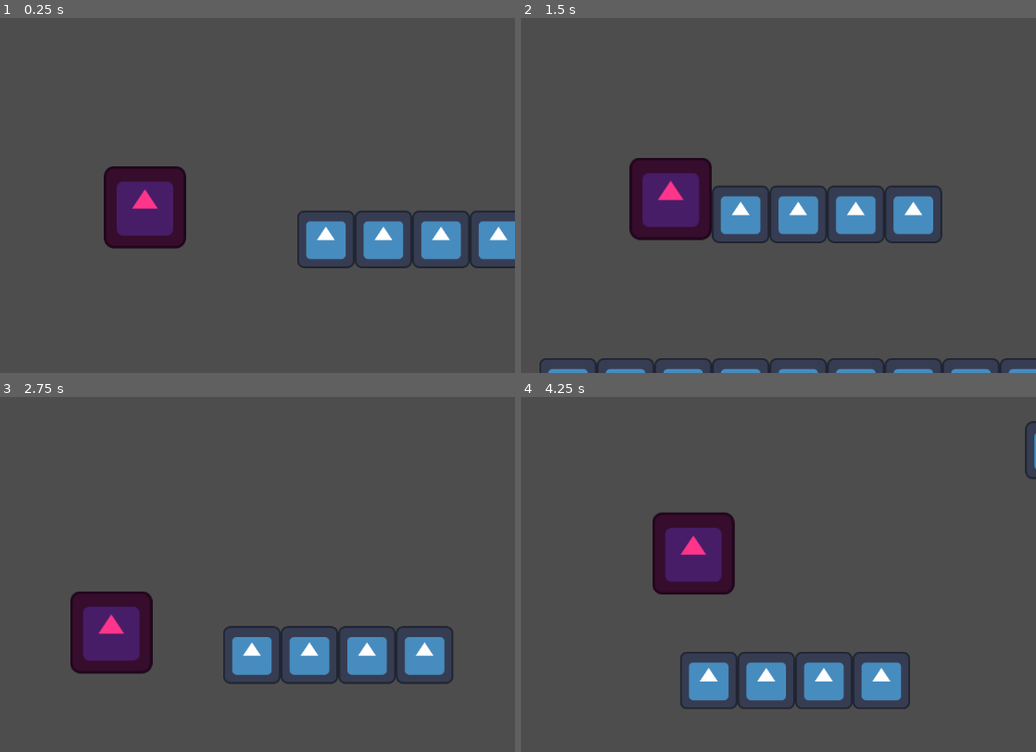
Above: before the commit, frames 1-4 (two rows, left to right).
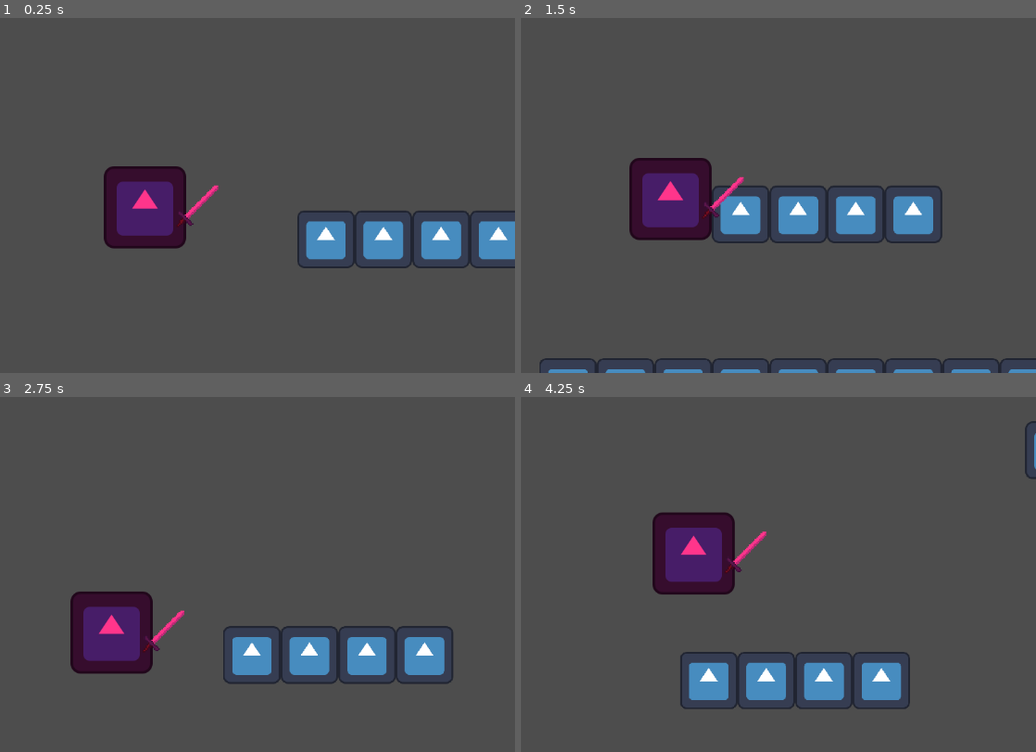
Above: after the commit, the same moments.

Repository: cannnAvar/lolBagimlisi31
Game: Godot game, scene res://scene/World.tscn
Same seed, same stepped clock (60 frames per second), same inputs: the game is played once before the commit and once after it. The engine's default icon, where the game draws it, is replaced by a stand-in: a white triangle on a blue panel in a dark square.
Inputs:
- Up to frame 1 (0.25 s): no input
- Up to frame 2 (1.5 s): tap Enter (ui_accept) at 0.5, 0.77 s; hold Right (ui_right) from 0.53 s (still down)
- Up to frame 3 (2.75 s): tap Enter (ui_accept) at 1.52 s; release Right (ui_right) at 2.03 s; hold Left (ui_left) from 2.03 s (still down)
- Up to frame 4 (4.25 s): release Left (ui_left) at 2.78 s; hold Right (ui_right) from 2.78 s (still down); tap Enter (ui_accept) at 3.02, 3.77 s

The runs differ from the first frame. In frame 1, 0.2% of the frame differs, in the area x 34-99%, y 46-68%; in frame 2, 0.4%; in frame 3, 0.4%; in frame 4, 0.4%, in the area x 30-74%, y 37-86%.
Error in both runs: Invalid operands 'Nil' and 'int' in operator '>'. (res://script/character.gd:16)

Commit message:
fetch: change setings for 2d pixelart

Diff:
--- a/project.godot
+++ b/project.godot
@@ -36,3 +36,7 @@
 , Object(InputEventKey,"resource_local_to_scene":false,"resource_name":"","device":-1,"window_id":0,"alt_pressed":false …(186 unchanged characters)…
 ]
 }
+
+[rendering]
+
+textures/canvas_textures/default_texture_filter=0
--- a/scene/Character.tscn
+++ b/scene/Character.tscn
@@ -1,7 +1,8 @@
-[gd_scene load_steps=4 format=3 uid="uid://bd73vvf0nrm8l"]
+[gd_scene load_steps=5 format=3 uid="uid://bd73vvf0nrm8l"]
 
 [ext_resource type="Script" path="res://script/character.gd" id="1_3mlrr"]
 [ext_resource type="Texture2D" uid="uid://dgi3a7qius7wd" path="res://icon.svg" id="1_eylda"]
+[ext_resource type="Texture2D" uid="uid://b2v6h4exndglo" path="res://textures/Sword.png" id="3_cvf0t"]
 
 [sub_resource type="RectangleShape2D" id="RectangleShape2D_sxtuh"]
 size = Vector2(128, 128)
@@ -24,3 +25,8 @@
 drag_right_margin = 0.5
 editor_draw_limits = true
 editor_draw_drag_margin = true
+
+[node name="Sword" type="Sprite2D" parent="."]
+position = Vector2(80, 0)
+scale = Vector2(2.25, 2.25)
+texture = ExtResource("3_cvf0t")
Renamed: scene/music_note.gd -> script/music_note.gd
Not shown, changed: textures/Sword.png.import
